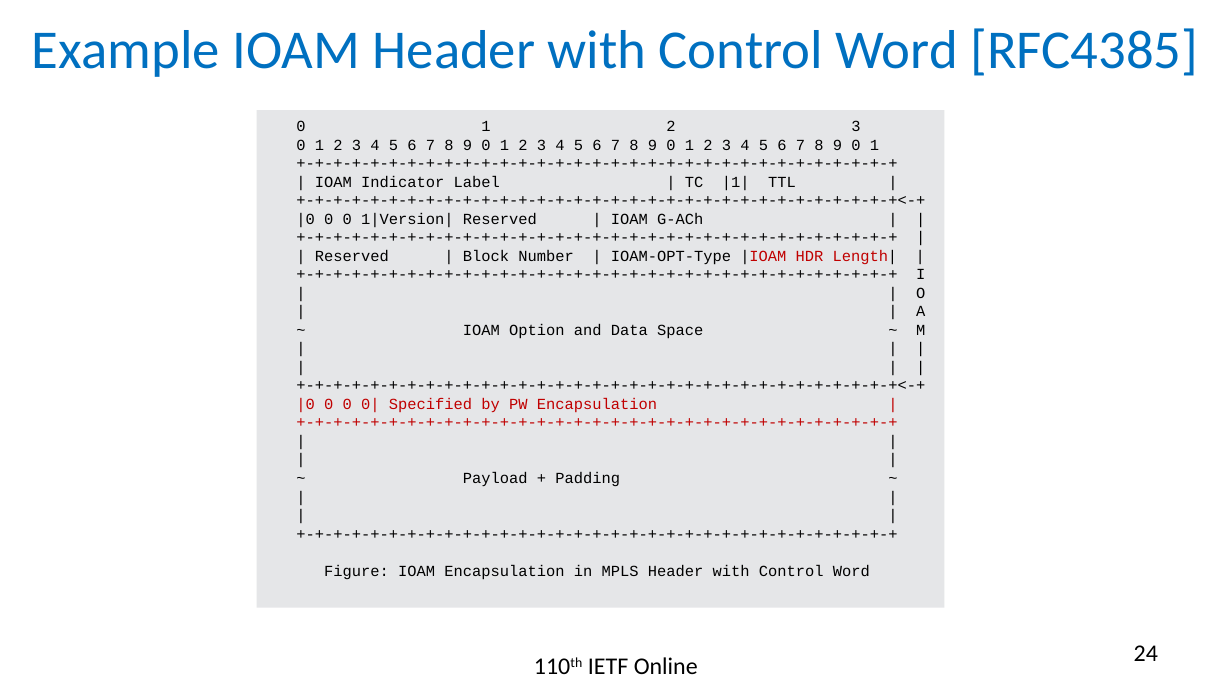
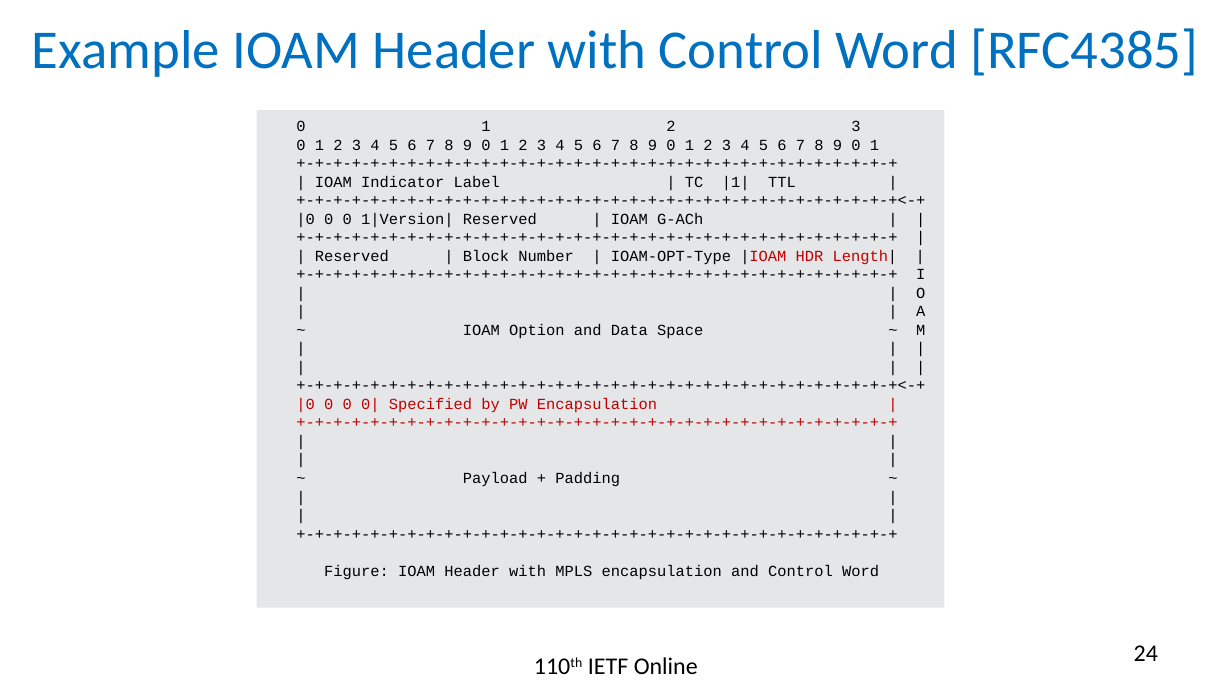
Before and after one commit to rakgandhi/ietf-slides, a slide deck: slide 24 of draft-gandhi-mpls-ioam-sr-05.pptx. Drawn at 1232x693 pixels with LibreOffice and Linux fonts; fonts in the diff are those of the drawing. Boxes give left, top, right and bottom in pixels: in the first picture for what was removed or moved away, otherwise in the second. Text is boxed around its words. In the diff, an @@ line names an element or a change of style, - is before the commit and + after.

```diff
--- a/draft-gandhi-mpls-ioam-sr-05.pptx
+++ b/draft-gandhi-mpls-ioam-sr-05.pptx
@@ text in rectangle at (x1=324, y1=564, x2=879, y2=580): text changed @@
-Figure: IOAM Encapsulation in MPLS Header with Control Word
+Figure: IOAM Header with MPLS encapsulation and Control Word
```
Also in this commit, not shown: 13 other slides changed, 1 other file.
